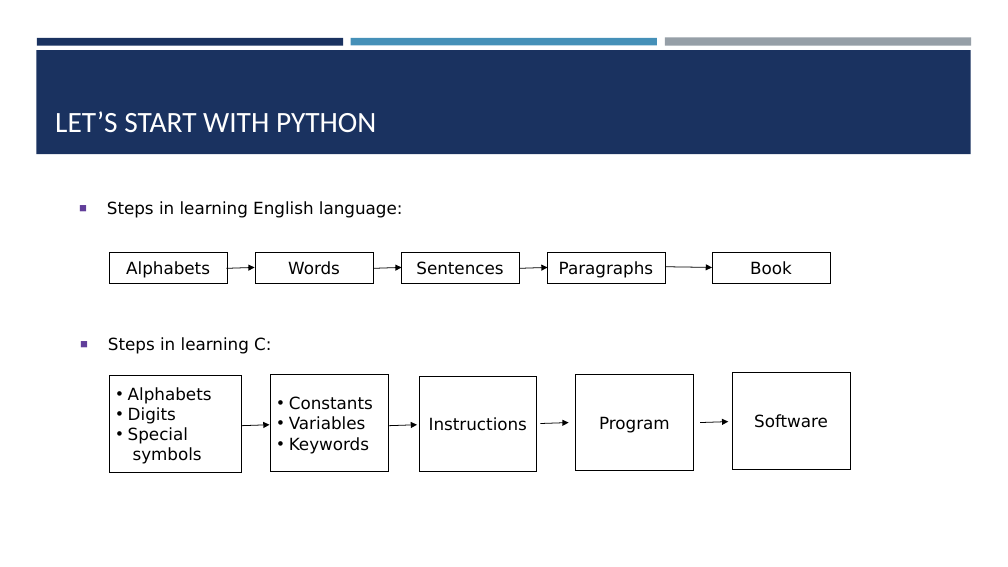
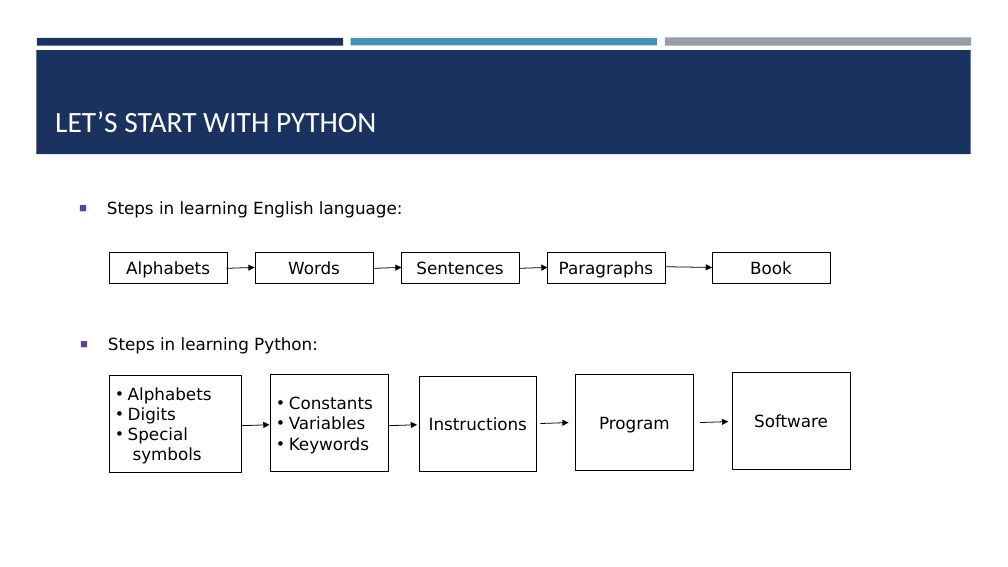
Before and after one commit to amantiwari8861/Python-Tutorial, a slide deck: slide 10 of 01 intro_to_python/Python.pptx. Drawn at 1008x567 pixels with LibreOffice and Linux fonts; fonts in the diff are those of the drawing. Boxes give left, top, right and bottom in pixels: in the first picture for what was removed or moved away, otherwise in the second. Text is boxed around its words. In the diff, an @@ line names an element or a change of style, - is before the commit and + after.

```diff
--- a/01 intro_to_python/Python.pptx
+++ b/01 intro_to_python/Python.pptx
@@ text at [108, 337, 318, 354]: text changed @@
-▪ Steps in learning C:
+▪ Steps in learning Python:
```
Also in this commit, not shown: 1 other slide changed, 6 other files.
